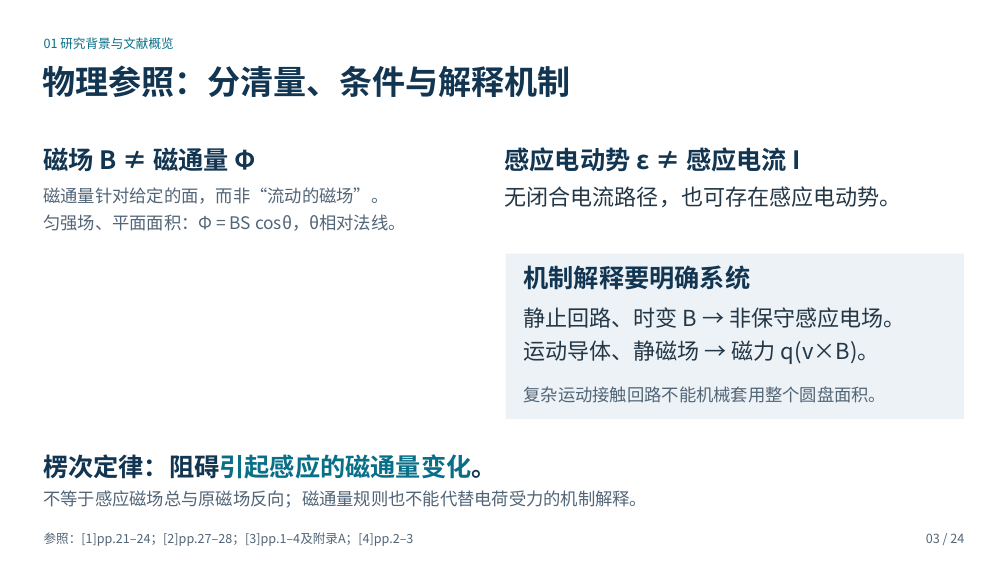
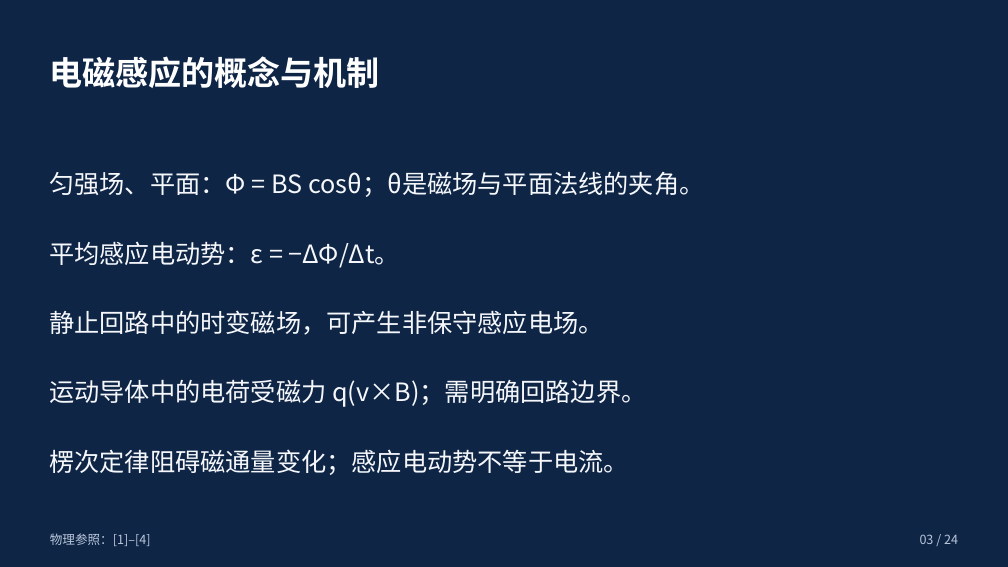
Before and after one commit to c1742/ppt-master, a slide deck: slide 3 of outputs/基础物理专题研究_四篇文献精读汇报.pptx. Drawn at 1008x567 pixels with LibreOffice and Linux fonts; fonts in the diff are those of the drawing. Boxes give left, top, right and bottom in pixels: in the first picture for what was removed or moved away, otherwise in the second. Text is boxed around its words. In the diff, an @@ line names an element or a change of style, - is before the commit and + after.

```diff
--- a/outputs/基础物理专题研究_四篇文献精读汇报.pptx
+++ b/outputs/基础物理专题研究_四篇文献精读汇报.pptx
@@ background #FFFFFF to #0E2546 @@
@@ text at (49,56,379,88): text changed; size 12 to 31.5 pt; text colour #076F87 to #FFFFFF; bold on @@
-01 研究背景与文献概览
+电磁感应的概念与机制
@@ text removed at (43,65,571,97) @@
-物理参照：分清量、条件与解释机制
@@ text removed at (43,147,255,171) @@
-磁场 B ≠ 磁通量 Φ
@@ text removed at (505,147,801,171) @@
-感应电动势 ε ≠ 感应电流 I
@@ text at (49,171,704,197): text changed; size 16.5 to 24 pt; text colour #526577 to #F5F7FB @@
-匀强场、平面面积：Φ = BS cosθ，θ相对法线。
+匀强场、平面：Φ = BS cosθ；θ是磁场与平面法线的夹角。
@@ text removed at (505,186,902,207) @@
-无闭合电流路径，也可存在感应电动势。
@@ text added at (49,241,400,268), 24 pt, text #F5F7FB @@
+平均感应电动势：ε = −ΔΦ/Δt。
@@ text at (49,310,603,335): text changed; size 16.5 to 24 pt; text colour #526577 to #F5F7FB @@
-磁通量针对给定的面，而非“流动的磁场”。
+静止回路中的时变磁场，可产生非保守感应电场。
@@ text added at (49,380,646,407), 24 pt, text #F5F7FB @@
+运动导体中的电荷受磁力 q(v×B)；需明确回路边界。
@@ group removed at (506,253,964,419): 3 texts, 1 rectangle @@
-机制解释要明确系统
-静止回路、时变 B → 非保守感应电场。
-运动导体、静磁场 → 磁力 q(v×B)。
-复杂运动接触回路不能机械套用整个圆盘面积。
@@ text at (49,449,629,475): text changed; text colour #076F87 to #F5F7FB; bold off @@
-楞次定律：阻碍引起感应的磁通量变化。
+楞次定律阻碍磁通量变化；感应电动势不等于电流。
@@ text removed at (43,490,647,508) @@
-不等于感应磁场总与原磁场反向；磁通量规则也不能代替电荷受力的机制解释。
@@ text removed at (44,532,414,546) @@
-参照：[1]pp.21–24；[2]pp.27–28；[3]pp.1–4及附录A；[4]pp.2–3
@@ text added at (50,533,151,546), 12 pt, text #BAC7DB @@
+物理参照：[1]–[4]
@@ text "03 / 24" at (920,534,958,544): text colour #526577 to #BAC7DB @@
```
Also in this commit, not shown: 18 other slides changed, 5 slides added, 5 slides removed, 2 other files.
